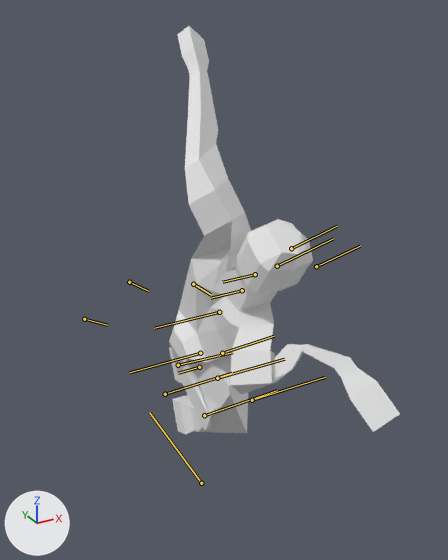
What one commit did to the FBX model BunchesProject/Assets/FBX/Human.fbx.
Rendered twice from a 50 mm camera at (-0.0119, -0.0242, 0.0241) aimed at (0.0012, -0.0004, 0.0122). Lighting does not change. The marker at lower left points along +X, +Y and +Z. Both versions are drawn at frame 1 of the action 'Default Take'; the numbers are the values there. The bones that bend it are drawn over the model as lines.

In view in the first picture: 'HumanMesh'.
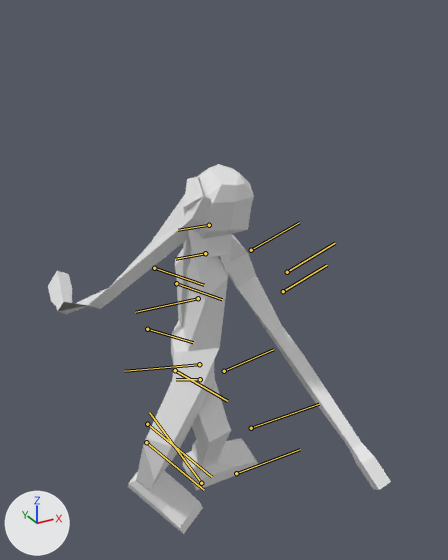
The change in detail:
Bone 'Pelvis' (bone_pelvis) moves from (0.0, 0.0, 0.0) to (-0.076, 0.0, 0.0).
Bone 'Pelvis' (bone_pelvis) turns from (0, -10, 0) to (-30, 0, 0) degrees about its own x, y and z.
Bone 'Stomach' (bone_stomach) turns from (0, -20, 0) to (10, 0, 0) degrees about its own x, y and z.
Bone 'Chest' (bone_chest) turns from (0, -20, 0) to (21, -19, -7) degrees about its own x, y and z.
Bone 'Head' (bone_head) turns from (0, 15, 0) to (0, 0, 0) degrees about its own x, y and z.
Bone 'UArm_r' (bone_uarm_r) moves from (-0.043, -0.03, -0.073) to (0.0, 0.0, 0.0).
Bone 'UArm_r' (bone_uarm_r) turns from (0, 20, 35) to (11, -54, 53) degrees about its own x, y and z.
Bone 'LArm_r' (bone_larm_r) turns from (0, -35, 0) to (0, -125, 0) degrees about its own x, y and z.
Bone 'UArm_l' (bone_uarm_l) moves from (-0.043, 0.03, -0.073) to (0.0, 0.0, 0.0).
Bone 'UArm_l' (bone_uarm_l) turns from (0, 20, -35) to (5, -84, -69) degrees about its own x, y and z.
Bone 'LArm_l' (bone_larm_l) turns from (0, -35, 0) to (0, -70, 0) degrees about its own x, y and z.
Bone 'ULeg_r' (bone_uleg_r) moves from (-0.005, 0.0, 0.007) to (0.0, 0.0, 0.0).
Bone 'ULeg_r' (bone_uleg_r) turns from (0, -75, 0) to (23, -16, -25) degrees about its own x, y and z.
Bone 'LLeg_r' (bone_lleg_r) turns from (0, 135, 0) to (-2, 52, -14) degrees about its own x, y and z.
Bone 'ULeg_l' (bone_uleg_l) moves from (-0.005, 0.0, 0.007) to (0.0, 0.0, 0.0).
Bone 'ULeg_l' (bone_uleg_l) turns from (0, -75, 0) to (-38, -29, 27) degrees about its own x, y and z.
Bone 'LLeg_l' (bone_lleg_l) turns from (0, 135, 0) to (-2, 55, -5) degrees about its own x, y and z.

Pixel boxes [x1, y1, x2, y2] of what changed, in the pictures (448 x 560 px):
'HumanMesh', posed (48% wider, 10% shorter): before [169, 26, 400, 435]; after [48, 164, 391, 534]
bone 'Pelvis', root to tip: before (199, 367) to (178, 373); after (200, 379) to (176, 379)
bone 'Stomach', root to tip: before (200, 353) to (130, 372); after (199, 364) to (124, 371)
bone 'Chest', root to tip: before (219, 312) to (154, 328); after (198, 298) to (135, 312)
bone 'Head', root to tip: before (255, 274) to (222, 282); after (209, 225) to (178, 230)
bone 'UArm_r', root to tip: before (193, 284) to (210, 294); after (154, 268) to (204, 285)
bone 'LArm_r', root to tip: before (129, 282) to (148, 291); after (147, 329) to (193, 342)
bone 'UArm_l', root to tip: before (277, 266) to (333, 238); after (251, 250) to (299, 222)
bone 'LArm_l', root to tip: before (291, 248) to (337, 226); after (283, 291) to (327, 265)
bone 'ULeg_r', root to tip: before (178, 365) to (232, 352); after (175, 370) to (227, 401)
bone 'LLeg_r', root to tip: before (204, 415) to (277, 390); after (147, 424) to (212, 477)
bone 'ULeg_l', root to tip: before (222, 353) to (274, 336); after (224, 371) to (273, 349)
bone 'LLeg_l', root to tip: before (252, 400) to (325, 377); after (251, 428) to (319, 404)
